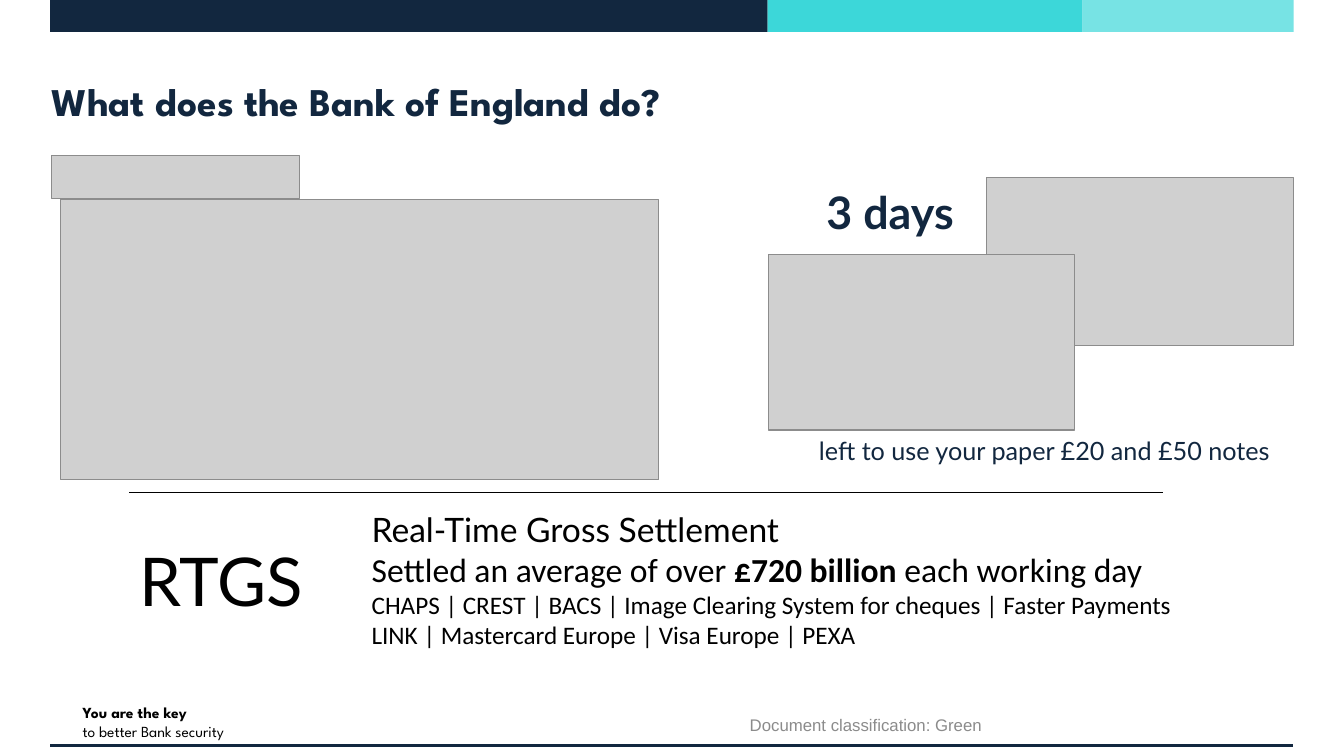
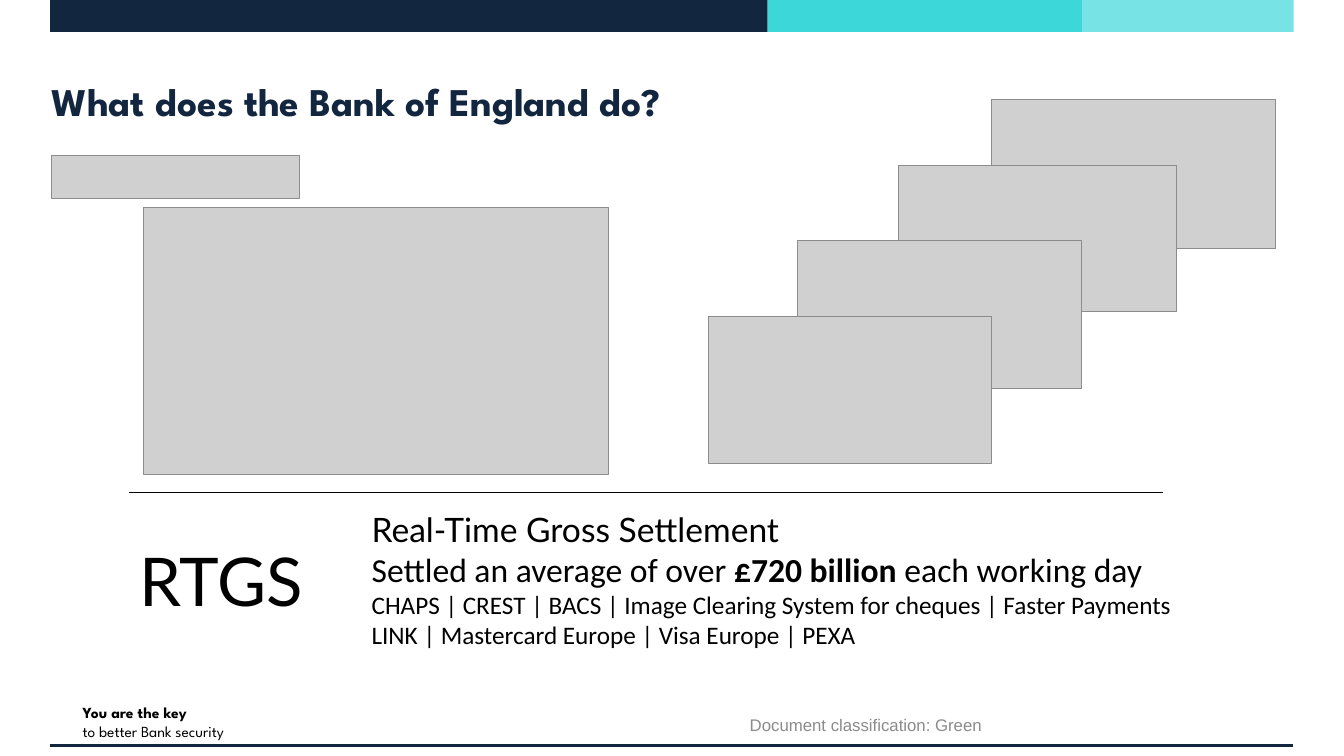
Before and after one commit to vincentjking/Presentations, a slide deck: slide 3 of 202301 - BCS/DevSecOps - The True Cost of Secure Transformation.pptx. Drawn at 1344x756 pixels with LibreOffice and Linux fonts; fonts in the diff are those of the drawing; grey boxes stand for pictures; background and template pictures are left out. Boxes give left, top, right and bottom in pixels: in the first picture for what was removed or moved away, otherwise in the second. Text is boxed around its words. In the diff, an @@ line names an element or a change of style, - is before the commit and + after.

```diff
--- a/202301 - BCS/DevSecOps - The True Cost of Secure Transformation.pptx
+++ b/202301 - BCS/DevSecOps - The True Cost of Secure Transformation.pptx
@@ picture added at (992, 100, 1275, 249) @@
@@ picture added at (899, 165, 1178, 312) @@
@@ picture removed at (987, 177, 1295, 345) @@
@@ picture: place and size @@
-picture at (60, 200, 658, 480)
+picture at (143, 208, 608, 475)
@@ text removed at (826, 195, 953, 237) @@
-3 days
@@ picture: place and size @@
-picture at (768, 255, 1075, 431)
+picture at (799, 241, 1082, 389)
@@ picture added at (709, 317, 992, 464) @@
@@ text removed at (819, 441, 1269, 464) @@
-left to use your paper £20 and £50 notes
```
Also in this commit, not shown: 1 other slide changed, 6 slides added.
